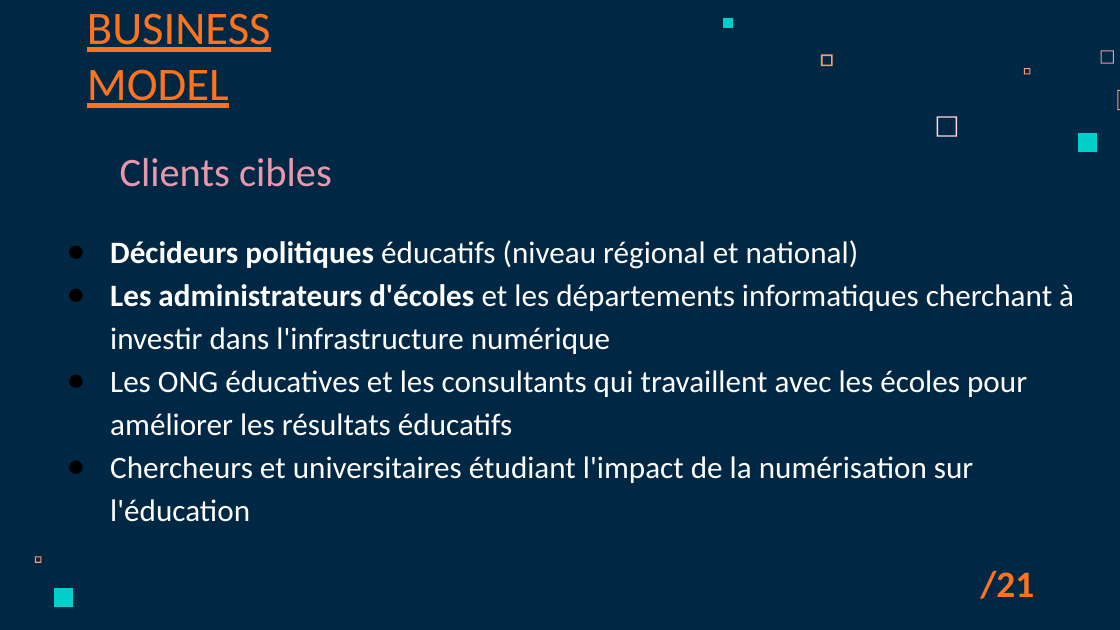
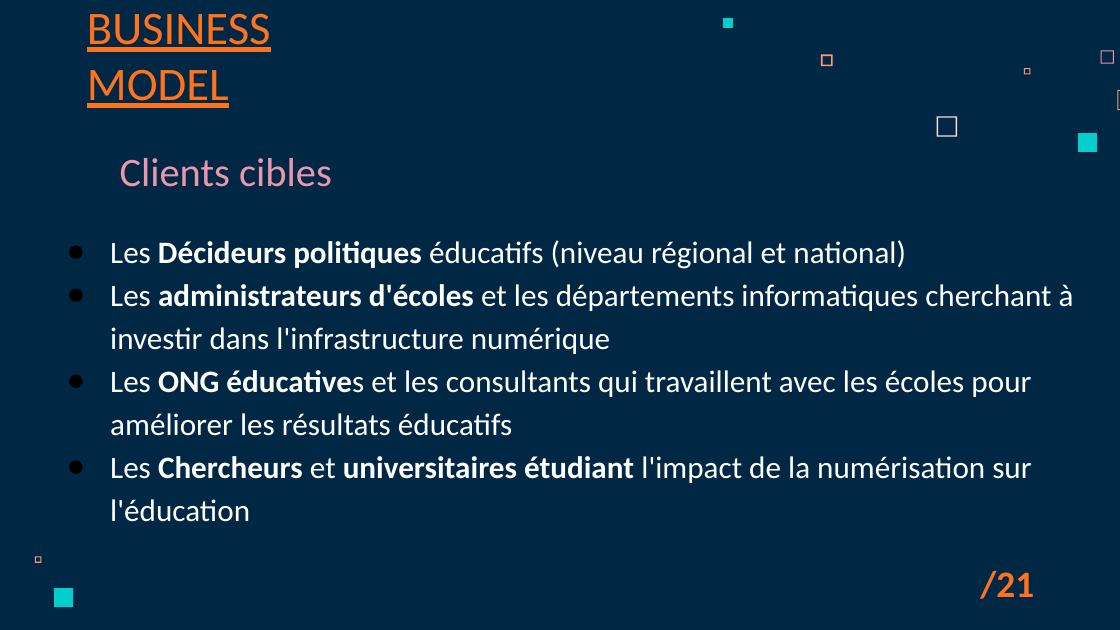
Before and after one commit to karimaidibi/BusinessModelsDataIG5, a slide deck: slide 22 of Business Model & Data .pptx. Drawn at 1120x630 pixels with LibreOffice and Linux fonts; fonts in the diff are those of the drawing. Boxes give left, top, right and bottom in pixels: in the first picture for what was removed or moved away, otherwise in the second. Text is boxed around its words. In the diff, an @@ line names an element or a change of style, - is before the commit and + after.

```diff
--- a/Business Model & Data .pptx
+++ b/Business Model & Data .pptx
@@ subtitle at (110,240,906,269): text changed @@
-● Décideurs politiques éducatifs (niveau régional et national)
+● Les Décideurs politiques éducatifs (niveau régional et national)
@@ subtitle at (110,284,1074,436): bold off in "Les"; bold on in "ONG éducatives" @@
@@ subtitle at (110,456,1031,522): text changed @@
-● Chercheurs et universitaires étudiant l'impact de la numérisation sur l'éducation
+● Les Chercheurs et universitaires étudiant l'impact de la numérisation sur l'éducation
```
Also in this commit, not shown: 2 other slides changed, 1 slide added, 1 other file.
